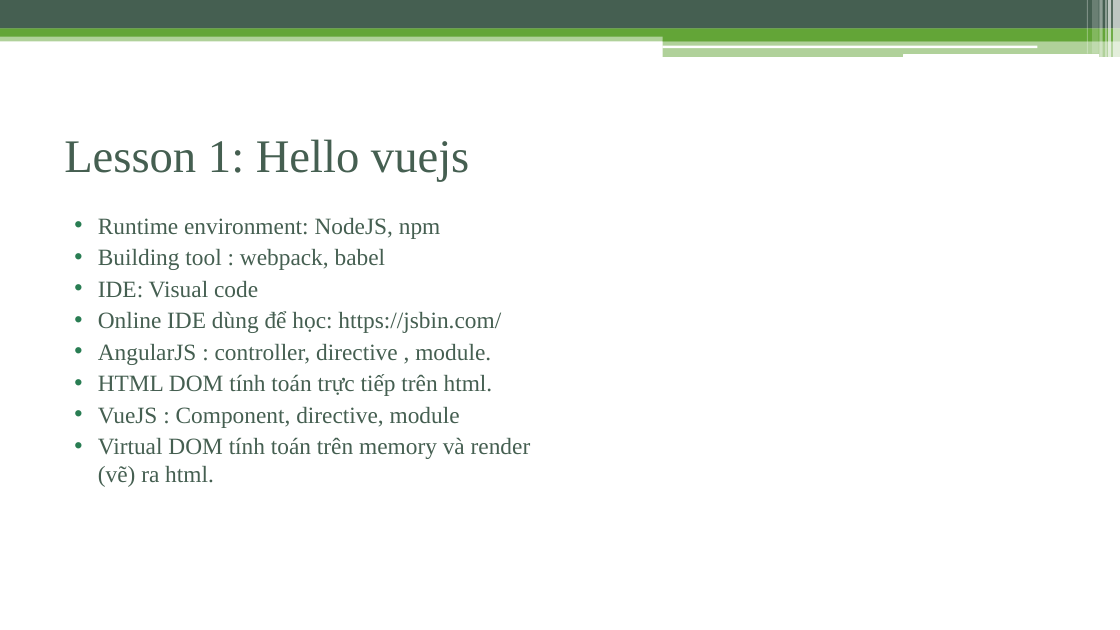
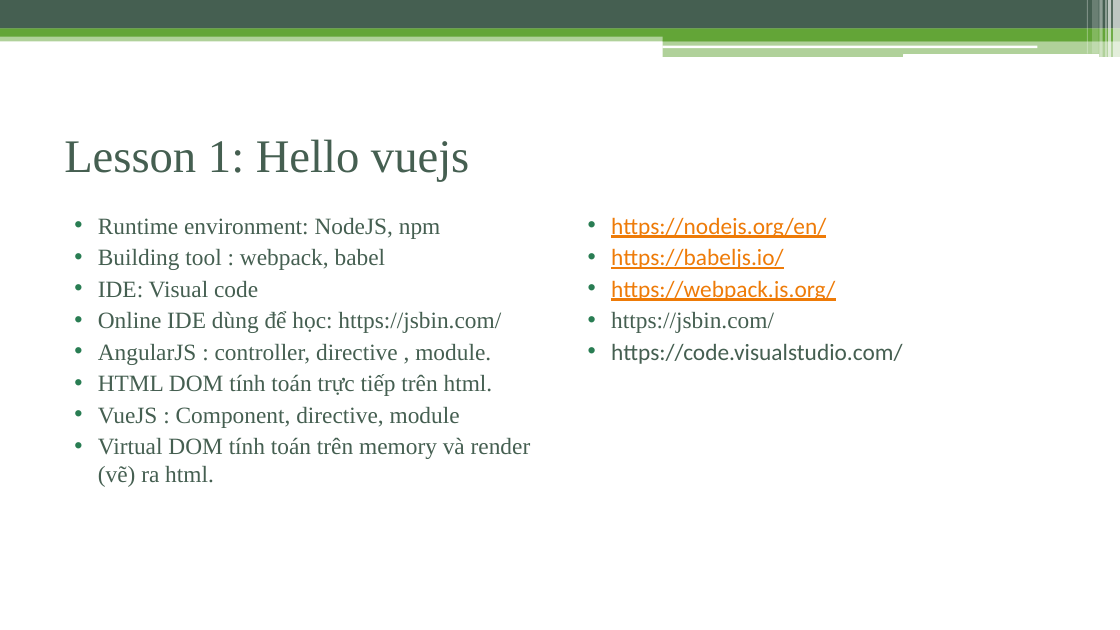
Before and after one commit to phamtuanchip/7dayswithvuejs, a slide deck: slide 5 of vuejs-2.0.pptx. Drawn at 1120x630 pixels with LibreOffice and Linux fonts; fonts in the diff are those of the drawing. Boxes give left, top, right and bottom in pixels: in the first picture for what was removed or moved away, otherwise in the second. Text is boxed around its words. In the diff, an @@ line names an element or a change of style, - is before the commit and + after.

Commit message:
add meta to slides

```diff
--- a/vuejs-2.0.pptx
+++ b/vuejs-2.0.pptx
@@ text added at (611,217,902,364), 20 pt, text #EE7B08, underline @@
+• https://nodejs.org/en/
+• https://babeljs.io/
+• https://webpack.js.org/
+• https://jsbin.com/
+• https://code.visualstudio.com/
```
